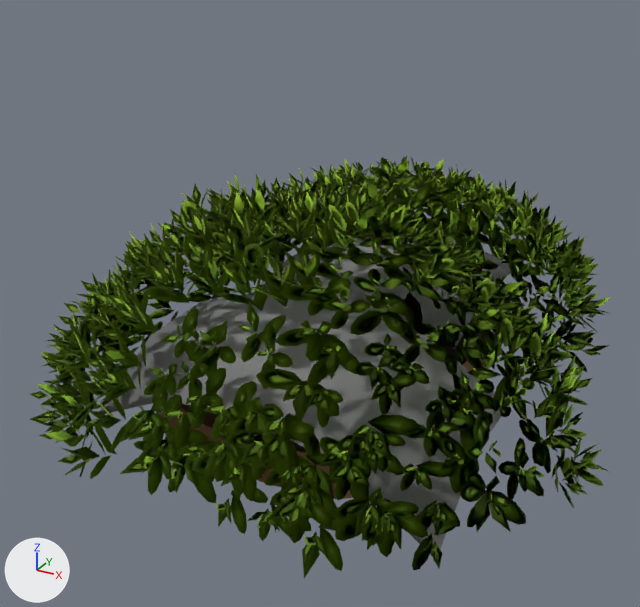
One commit to the glTF model public/assets/organisms/moss-tuft-3.glb: the scene before it, then after it.
One viewpoint serves both versions: a 50 mm camera at (0.607, -1.074, 0.685) aimed at (0.046, -0.053, 0.174). The lights are fixed; the arrows at lower left show +X, +Y and +Z. The picture after the commit comes second. Objects named as collision shapes, trigger or cutter boxes, shadow casters or lower levels of detail are left out. Vertices at exactly the same position are counted once.

The first picture shows 'lod0'.
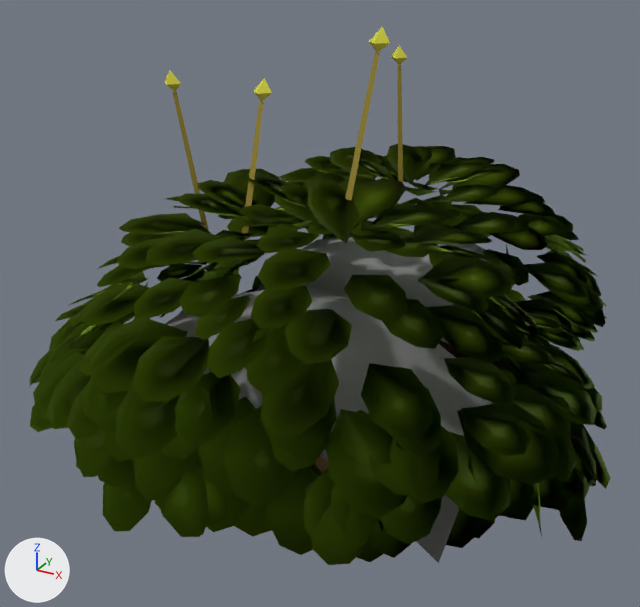
What differs and where, as boxes (x1, y1, x2, y2) in the pictures (640 x 607 px; the box of a moved part takes in the faces that stretch with it):
'lod0', reshaped (27% taller)
    before: (30, 156, 611, 579)
    after: (29, 27, 611, 565)
part 1 of me_lod0, moved or reshaped (mostly hidden)
    before: (160, 318, 498, 499)
    after: (314, 315, 478, 473)
part 2 of me_lod0, moved or reshaped
    before: (99, 237, 511, 556)
    after: (165, 231, 493, 563)
part 3 of me_lod0, deleted (green)
    before: (30, 156, 611, 579)
part 4 of me_lod0, built on (green)
    after: (29, 27, 611, 565)

The change, as a list of edits to the scene's bpy script:
```text
Change me_lod0:
    used by ob_lod0; location = (0.0, 0.0, 0.0)
    remove me_lod0.from_pydata(...)  # 26004 vertices, 22098 faces; spans x -0.302..0.49, y -0.473..0.527, z 0.0..0.384
    add me_lod0.from_pydata(...)  # 3784 vertices, 3434 faces; spans x -0.305..0.49, y -0.475..0.525, z -0.009..0.57
    me_lod0 part 1: the loose piece of 60 vertices spanning x -0.163..0.304, y -0.296..0.328, z 0.0..0.078 is scaled about the mesh origin by 1.01
    me_lod0 part 2: the loose piece of 31 vertices spanning x -0.117..0.351, y -0.351..0.351, z 0.054..0.214 is scaled about the mesh origin by 1.01
    me_lod0 part 3: 3951 loose pieces with 25899 vertices, spanning x -0.302..0.49, y -0.473..0.527, z 0.03..0.384, are deleted
    me_lod0 part 4: 13 vertices removed from x 0.11..0.303, y -0.015..0.375, z 0.129..0.293; 3692 vertices added at x -0.305..0.49, y -0.475..0.525, z -0.009..0.57
```
